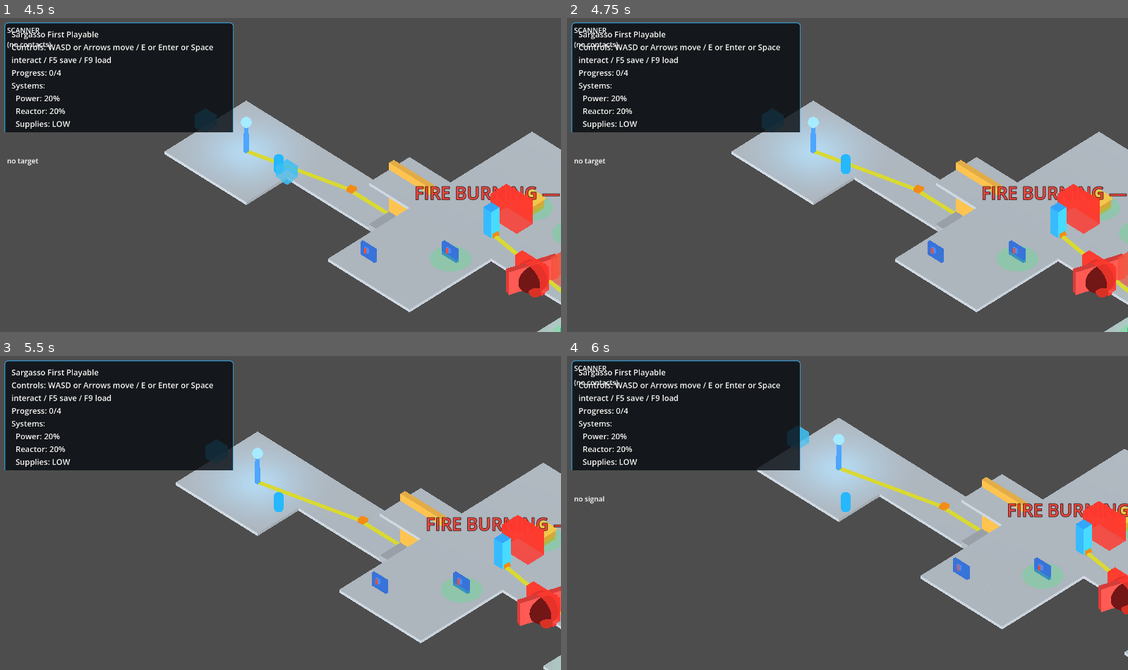
Above: before the commit, frames 1-4 (two rows, left to right).
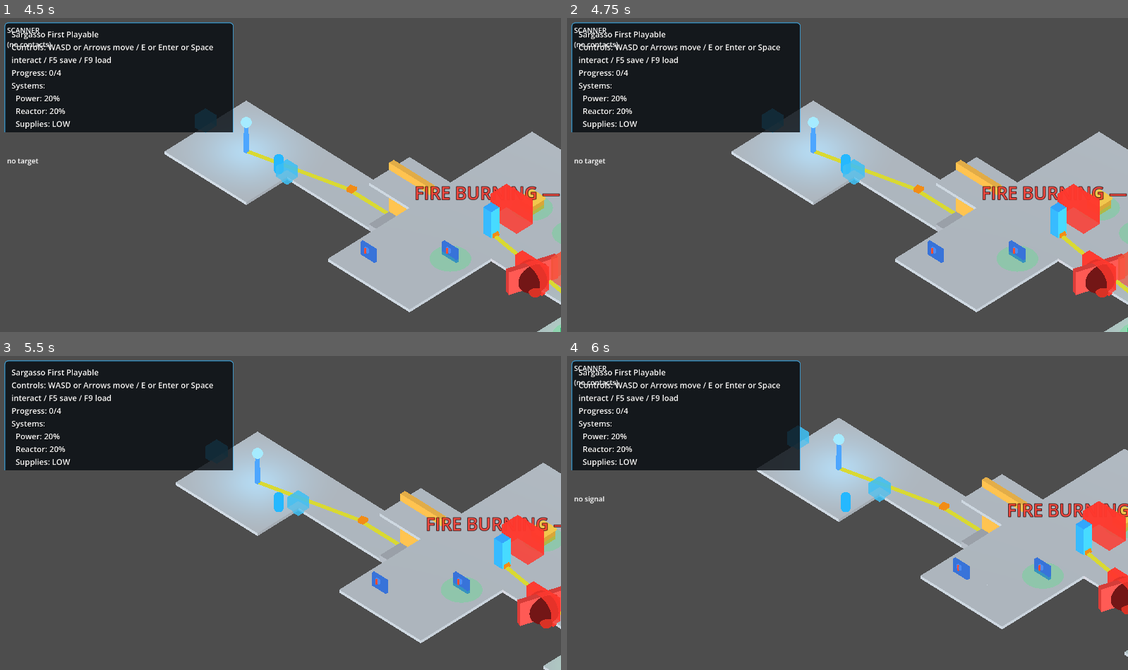
Above: after the commit, the same moments.

Repository: 9thLevelSoftware/the-synaptic-sea
Game: Godot game, scene res://scenes/main.tscn
Two runs of this game, one before a commit and one after it. Both use one fixed random seed, a clock stepped at 60 frames per second and the inputs below.
Inputs (mouse positions are in pixels of both pictures, inside the frame that each line leads up to):
- Up to frame 1 (4.5 s): tap Enter (ui_accept) at 0.5, 0.77, 1.25, 1.52, 2.75, 3.02, 3.77, 4.25 s; move the mouse to (403, 156) at 0.52 s; hold D (move_right) 0.53-1.28 s; hold E (interact) 0.53-1.28 s; click (403, 156) at 0.67 s; tap Tab (toggle_scanner) at 0.8, 1.35, 2.3, 2.85 s; move the mouse to (168, 187) at 1.27 s; hold S (move_back) 1.28-2.03 s; tap E (interact) at 1.55, 3.05 s; move the mouse to (336, 102) at 2.02 s; hold D (move_right) 2.03-2.78 s; hold E (interact) 2.03-2.78 s; move the mouse to (252, 237) at 2.77 s; hold W (move_forward) 2.78-3.53 s; click (252, 237) at 2.92 s; move the mouse to (448, 222) at 3.52 s; hold Tab (toggle_scanner) 3.53-4.28 s; hold A (move_left) from 3.53 s (still down); tap Space at 3.6 s; move the mouse to (106, 124) at 4.27 s; tap Keypad Enter at 4.35 s
- Up to frame 2 (4.75 s): keep holding A (move_left); tap Enter (ui_accept) at 4.52 s; tap E (interact) at 4.55 s
- Up to frame 3 (5.5 s): tap Enter (ui_accept) at 5 s; move the mouse to (308, 509) at 5.02 s; release A (move_left) at 5.03 s; hold S (move_back) from 5.03 s (still down); hold E (interact) from 5.03 s (still down); click (308, 509) at 5.17 s; tap Tab (toggle_scanner) at 5.3 s
- Up to frame 4 (6 s): move the mouse to (763, 431) at 5.77 s; release S (move_back) at 5.78 s; release E (interact) at 5.78 s; hold D (move_right) from 5.78 s (still down); tap Tab (toggle_scanner) at 5.85 s

Frame 1 is identical in both runs. In frame 2, 0.2% of the frame differs, in the area x 49-54%, y 44-54%; in frame 3, 0.2%; in frame 4, 0.2%, in the area x 53-97%, y 38-47%.

Commit message:
fix(travel): detach starting-ship gameplay roots + block unhandled input while scanning (PR #7 review)
FIX 1: add _starting_gameplay_roots / _detach / _reattach helpers; call detach on travel-away from start and reattach on reload-return so the 7 gameplay roots (interaction, affordance, route_control, oxygen, tool_pickup, fire, arc) never overlay the boarded derelict at the shared local origin.
FIX 2: extend scanner freeze to cover set_process_unhandled_input(false) so the interact action (E) cannot fire through _unhandled_input while the scanner panel is open; restored on panel close.
FIX 3: make away_from_start dynamic (String(marker.marker_id) != "") so a future return-to-start travel does not permanently freeze the starting-ship sim.
FIX 4: replace derelict_root.free() with queue_free() in reload-return path (safe for Node3D trees with physics/nav); update smoke assertion to detachment check rather than is_instance_valid.

Co-Authored-By: Claude Opus 4.8 <noreply@anthropic.com>

Diff:
--- a/scripts/procgen/playable_generated_ship.gd
+++ b/scripts/procgen/playable_generated_ship.gd
@@ -965,6 +965,23 @@
 			return travel_to(m)
 	return {"success": false, "reason": "unknown_marker", "ship": null}
 
+## The starting ship's per-slice gameplay roots (siblings of the loader). They
+## sit at the coordinator's local origin, so while the player is aboard a
+## traveled derelict (also at origin) they must be detached from the tree —
+## otherwise their collision volumes / interactables overlay the boarded ship.
+func _starting_gameplay_roots() -> Array:
+	return [interaction_root, affordance_root, route_control_root, oxygen_root, tool_pickup_root, fire_root, arc_root]
+
+func _detach_starting_gameplay_roots() -> void:
+	for r in _starting_gameplay_roots():
+		if r != null and is_instance_valid(r) and r.get_parent() == self:
+			remove_child(r)
+
+func _reattach_starting_gameplay_roots() -> void:
+	for r in _starting_gameplay_roots():
+		if r != null and is_instance_valid(r) and r.get_parent() == null:
+			add_child(r)
+
 ## Validates + executes a jump to a marker, swapping current_ship and re-homing
 ## the player on success. Travel is gated by the CURRENT ship's propulsion.
 func travel_to(marker) -> Dictionary:
@@ -988,6 +1005,11 @@
 		remove_child(leaving.scene_root)
 		if String(leaving.marker_id) != "":
 			leaving.scene_root.queue_free()
+	# When leaving the STARTING ship, detach its gameplay roots too (see
+	# _detach_starting_gameplay_roots) so their collision/interaction volumes do
+	# not overlay the boarded derelict at the shared local origin.
+	if String(leaving.marker_id) == "":
+		_detach_starting_gameplay_roots()
 
 	# Build a per-ship systems manager for the new derelict, seeded by its
 	# condition so a wrecked ship boards with mostly-offline systems.
@@ -997,7 +1019,7 @@
 
 	add_child(new_root)
 	current_ship = ShipInstanceScript.create("ship_%s" % String(marker.marker_id), String(marker.marker_id), new_bp, new_mgr, new_root)
-	away_from_start = true
+	away_from_start = String(marker.marker_id) != ""
 
 	# Re-home the existing player + camera into the new ship's spawn. The player
 	# node, camera, HUD, progression and inventory are NEVER freed (player-owned).
@@ -1054,6 +1076,7 @@
 	if player != null:
 		player.set_physics_process(true)
 		player.set_process_input(true)
+		player.set_process_unhandled_input(true)
 
 func _on_ship_loaded(summary: Dictionary) -> void:
 	if playable_started:
@@ -2689,17 +2712,19 @@
 			if derelict_root != null and is_instance_valid(derelict_root):
 				if derelict_root.get_parent() == self:
 					remove_child(derelict_root)
-				# Immediate free: the derelict is stateless (regenerated from seed
-				# on each visit) and has just been detached, so free() is safe and
-				# ensures is_instance_valid() returns false immediately — needed by
-				# the reload-while-away smoke assertion and cleaner than queue_free.
-				derelict_root.free()
+				# queue_free is the safe choice for a Node3D tree that may own
+				# physics bodies / navigation agents: it defers destruction to the
+				# end of the current frame so the engine can cleanly unregister
+				# those resources. The smoke asserts detachment (get_parent() !=
+				# playable), not immediate invalidation, so this is correct.
+				derelict_root.queue_free()
 		# The start loader was detached by travel_to (remove_child) but kept alive.
 		# Re-attach it so the subsequent load_from_paths() rebuilds the starting
 		# ship in-tree and _on_ship_loaded fires with the coordinator as parent.
 		var loader_node: Node = loader as Node
 		if loader_node != null and is_instance_valid(loader_node) and loader_node.get_parent() == null:
 			add_child(loader_node)
+		_reattach_starting_gameplay_roots()
 		away_from_start = false
 		current_ship = null  # allow _on_ship_loaded to re-wrap the starting ship
 	# Player first so the camera unfollows before the rig is freed.
@@ -2822,6 +2847,7 @@
 			if player != null and scanner_panel.is_open():
 				player.set_physics_process(false)
 				player.set_process_input(false)
+				player.set_process_unhandled_input(false)
 			get_viewport().set_input_as_handled()
 			return
 		if scanner_panel.is_open():
--- a/scripts/validation/travel_integration_smoke.gd
+++ b/scripts/validation/travel_integration_smoke.gd
@@ -133,6 +133,15 @@
 		_fail("new ship root not parented under the coordinator")
 		return
 
+	# FIX 1 coverage: after travel, starting-ship gameplay roots must be detached
+	# so their collision/interaction volumes do not overlay the boarded derelict.
+	if playable.oxygen_root != null and playable.oxygen_root.get_parent() == playable:
+		_fail("FIX1: oxygen_root still attached under coordinator after travel (collision volumes overlap derelict)")
+		return
+	if playable.interaction_root != null and playable.interaction_root.get_parent() == playable:
+		_fail("FIX1: interaction_root still attached under coordinator after travel (interactables overlay derelict)")
+		return
+
 	# 7. World recorded the generated marker and advanced player position.
 	if not world.is_generated(target_id):
 		_fail("world did not record generated marker")
@@ -180,6 +189,15 @@
 		_fail("away_from_start still true after reload-while-away")
 		return
 
+	# FIX 1 coverage: after reload-while-away returns to start, gameplay roots
+	# must be re-attached so the starting-ship sim rebuilds its children in-tree.
+	if playable.oxygen_root != null and playable.oxygen_root.get_parent() != playable:
+		_fail("FIX1: oxygen_root not re-attached under coordinator after reload-while-away")
+		return
+	if playable.interaction_root != null and playable.interaction_root.get_parent() != playable:
+		_fail("FIX1: interaction_root not re-attached under coordinator after reload-while-away")
+		return
+
 	var reloaded_ship = playable.get_current_ship()
 	if reloaded_ship == null:
 		_fail("current_ship is null after reload-while-away")
@@ -191,9 +209,11 @@
 		_fail("player invalid after reload-while-away")
 		return
 
-	# 13. Derelict root was freed (stateless — freed by _reset_runtime_for_reload).
-	if is_instance_valid(derelict_root_before_reload):
-		_fail("derelict scene_root still valid after reload-while-away (should be freed)")
+	# 13. Derelict root was detached (queue_free'd — stateless, regenerated from
+	# seed on each visit). queue_free defers destruction to end-of-frame so
+	# is_instance_valid may still be true synchronously; assert detachment instead.
+	if derelict_root_before_reload != null and is_instance_valid(derelict_root_before_reload) and derelict_root_before_reload.get_parent() == playable:
+		_fail("derelict scene_root still parented under coordinator after reload-while-away (should be detached)")
 		return
 
 	finished = true
